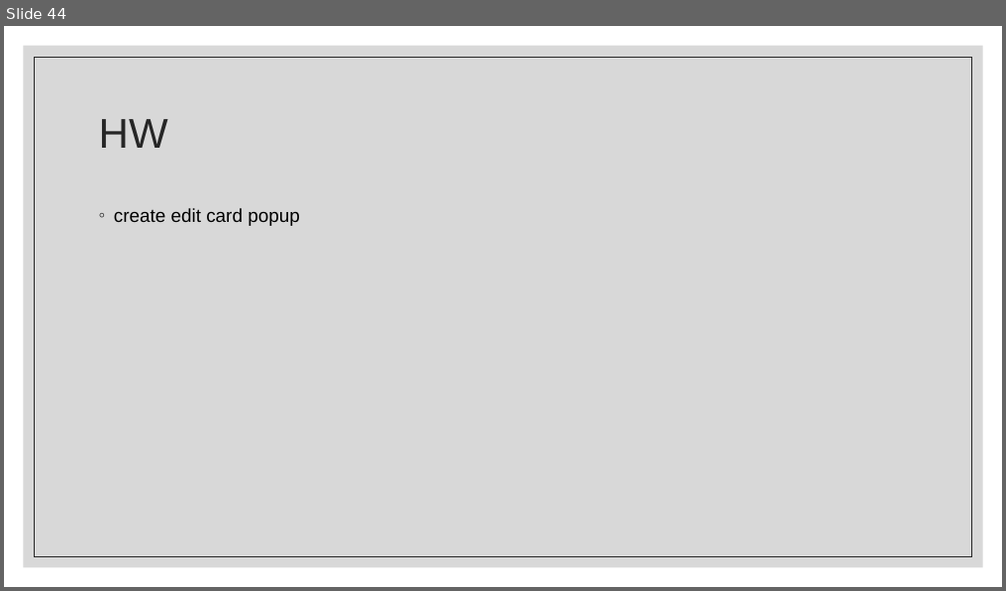
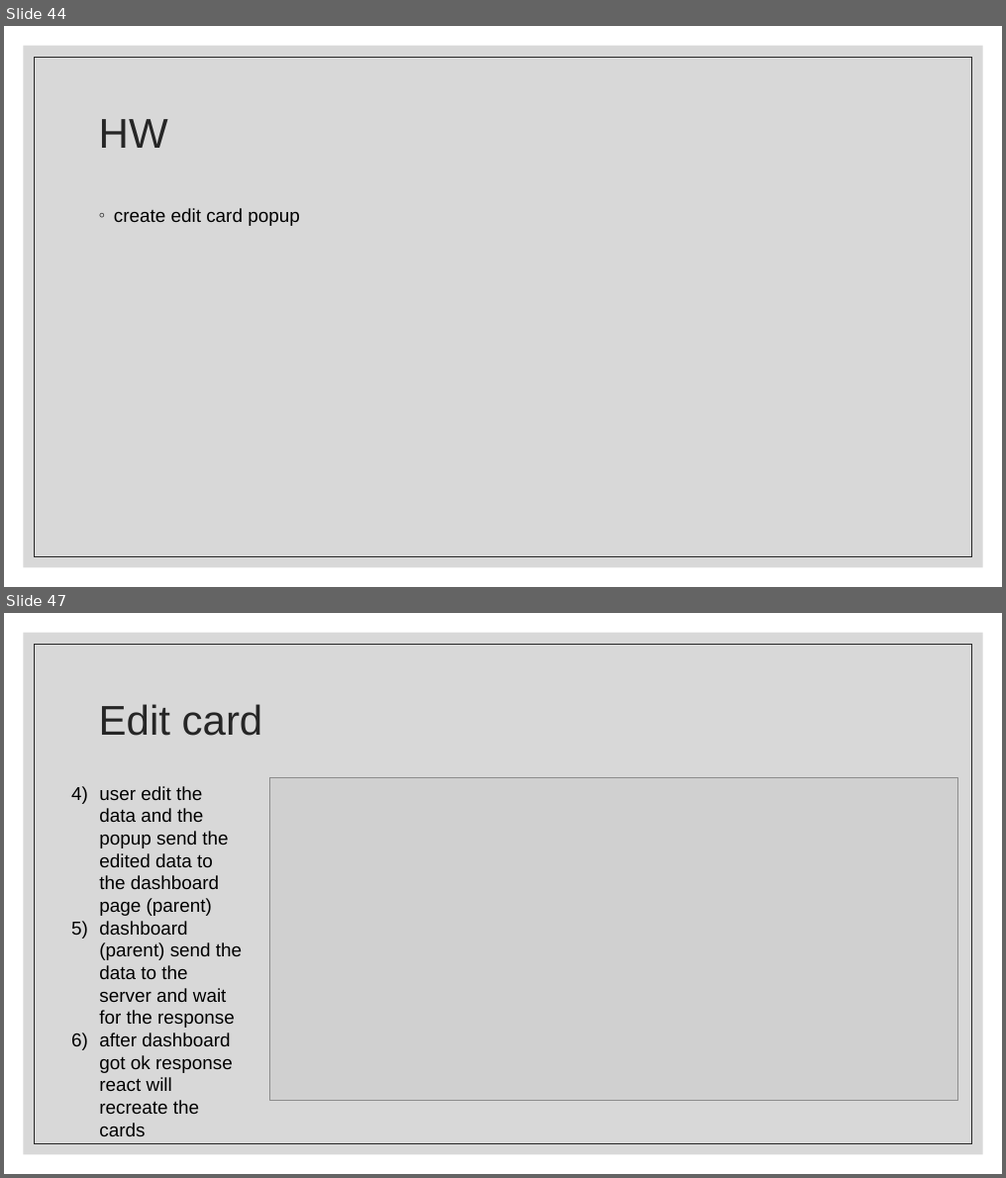
Before and after one commit to Rlss91/ht_W011121MR_morning_first-project, a slide deck: docs/React.pptx. Shown one above the other, each under a label of ours: slide 44 before the commit, slides 44 and 47 after it; the slides between them are not shown. The pictures are 1006x591 and 1006x1178 pixels, drawn with LibreOffice and Linux fonts; fonts in the diff are those of the drawing; grey boxes stand for pictures. Boxes give left, top, right and bottom in pixels: in the first picture for what was removed or moved away, otherwise in the second. Text is boxed around its words. In the diff, an @@ line names an element or a change of style, - is before the commit and + after.

Commit message:
edit card popup

```diff
--- a/docs/React.pptx
+++ b/docs/React.pptx
@@ slide 47 added at bbox=[4, 613, 1002, 1174], background #FFFFFF; not listed: 2 template elements that a slide beside it also shows @@
@@ title added at bbox=[99, 704, 263, 736], 40 pt, text #262626 @@
+Edit card
@@ text added at bbox=[99, 786, 242, 1137], 18 pt, text #000000 @@
+4) user edit the data and the popup send the edited data to the dashboard page (parent)
+5) dashboard (parent) send the data to the server and wait for the response
+6) after dashboard got ok response react will recreate the cards
@@ picture added at bbox=[270, 777, 958, 1100] @@
```
Also in this commit, not shown: 1 slide changed, 2 other slides added, 1 other file.
